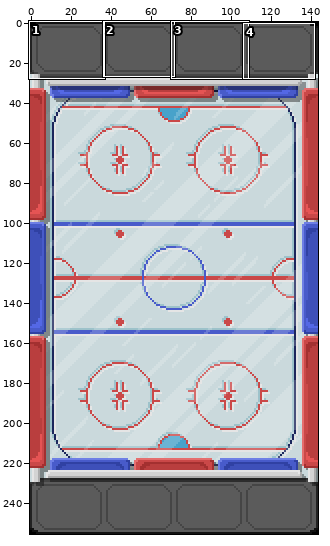
Two states of a sprite sheet, OneVersusOne/Sprites/Map06.png. Above: a wide view before the commit, with the close-up outlined.
Close-up. Old version:
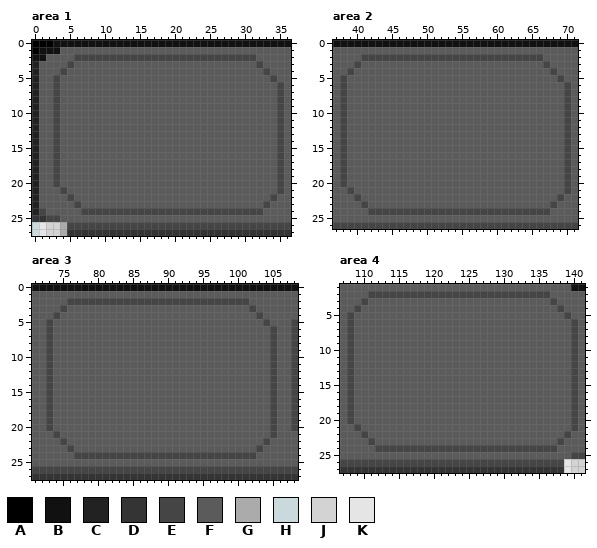
The file is 144x256 pixels. Colours within 5 levels of each other are drawn and written as one. Shown: area 1: x 0..36, y 0..27; area 2: x 37..71, y 0..26; area 3: x 71..108, y 0..27; area 4: x 107..141, y 1..27. The commit also changed other parts of the picture, which this record leaves out.
Palette (. is transparent): A #000000  B #111111  C #222222  D #343434  E #454545  F #5b5b5b  G #ababab  H #cad9dc  J #d3d3d3  K #e5e5e5
Pixels before, area 1, first column x 0:
 0 AAABBBBBBBBBBBBBBBBBBBBBBBBBBBBBBBBBB
 1 ABBBFFFFFFFFFFFFFFFFFFFFFFFFFFFFFFFFF
 2 BBFFFFEEEEEEEEEEEEEEEEEEEEEEEEEEFFFFF
 3 CFFFFEFFFFFFFFFFFFFFFFFFFFFFFFFFEFFFF
 4 CFFFEFFFFFFFFFFFFFFFFFFFFFFFFFFFFEFFF
 5 CFFEFFFFFFFFFFFFFFFFFFFFFFFFFFFFFFEFF
 6 CFFEFFFFFFFFFFFFFFFFFFFFFFFFFFFFFFFEF
 7 CFFEFFFFFFFFFFFFFFFFFFFFFFFFFFFFFFFEF
 8 CFFEFFFFFFFFFFFFFFFFFFFFFFFFFFFFFFFEF
 9 CFFEFFFFFFFFFFFFFFFFFFFFFFFFFFFFFFFEF
10 CFFEFFFFFFFFFFFFFFFFFFFFFFFFFFFFFFFEF
11 CFFEFFFFFFFFFFFFFFFFFFFFFFFFFFFFFFFEF
12 CFFEFFFFFFFFFFFFFFFFFFFFFFFFFFFFFFFEF
13 CFFEFFFFFFFFFFFFFFFFFFFFFFFFFFFFFFFEF
14 CFFEFFFFFFFFFFFFFFFFFFFFFFFFFFFFFFFEF
15 CFFEFFFFFFFFFFFFFFFFFFFFFFFFFFFFFFFEF
16 CFFEFFFFFFFFFFFFFFFFFFFFFFFFFFFFFFFEF
17 CFFEFFFFFFFFFFFFFFFFFFFFFFFFFFFFFFFEF
18 CFFEFFFFFFFFFFFFFFFFFFFFFFFFFFFFFFFEF
19 CFFEFFFFFFFFFFFFFFFFFFFFFFFFFFFFFFFEF
20 CFFEFFFFFFFFFFFFFFFFFFFFFFFFFFFFFFFEF
21 CFFFEFFFFFFFFFFFFFFFFFFFFFFFFFFFFFFEF
22 CFFFFEFFFFFFFFFFFFFFFFFFFFFFFFFFFFEFF
23 CFFFFFEFFFFFFFFFFFFFFFFFFFFFFFFFFEFFF
24 CEFFFFFEEEEEEEEEEEEEEEEEEEEEEEEEEFFFF
25 DDEEFFFFFFFFFFFFFFFFFFFFFFFFFFFFFFFFF
26 HKJJGEEEEEEEEEEEEEEEEEEEEEEEEEEEEEEEE
27 HKJJGDDDDDDDDDDDDDDDDDDDDDDDDDDDDDDDD
Pixels before, area 2, first column x 37:
 0 BBBBBBBBBBBBBBBBBBBBBBBBBBBBBBBBBBB
 1 FFFFFFFFFFFFFFFFFFFFFFFFFFFFFFFFFFF
 2 FFFFEEEEEEEEEEEEEEEEEEEEEEEEEEFFFFF
 3 FFFEFFFFFFFFFFFFFFFFFFFFFFFFFFEFFFF
 4 FFEFFFFFFFFFFFFFFFFFFFFFFFFFFFFEFFF
 5 FEFFFFFFFFFFFFFFFFFFFFFFFFFFFFFFEFF
 6 FEFFFFFFFFFFFFFFFFFFFFFFFFFFFFFFFEF
 7 FEFFFFFFFFFFFFFFFFFFFFFFFFFFFFFFFEF
 8 FEFFFFFFFFFFFFFFFFFFFFFFFFFFFFFFFEF
 9 FEFFFFFFFFFFFFFFFFFFFFFFFFFFFFFFFEF
10 FEFFFFFFFFFFFFFFFFFFFFFFFFFFFFFFFEF
11 FEFFFFFFFFFFFFFFFFFFFFFFFFFFFFFFFEF
12 FEFFFFFFFFFFFFFFFFFFFFFFFFFFFFFFFEF
13 FEFFFFFFFFFFFFFFFFFFFFFFFFFFFFFFFEF
14 FEFFFFFFFFFFFFFFFFFFFFFFFFFFFFFFFEF
15 FEFFFFFFFFFFFFFFFFFFFFFFFFFFFFFFFEF
16 FEFFFFFFFFFFFFFFFFFFFFFFFFFFFFFFFEF
17 FEFFFFFFFFFFFFFFFFFFFFFFFFFFFFFFFEF
18 FEFFFFFFFFFFFFFFFFFFFFFFFFFFFFFFFEF
19 FEFFFFFFFFFFFFFFFFFFFFFFFFFFFFFFFEF
20 FEFFFFFFFFFFFFFFFFFFFFFFFFFFFFFFFEF
21 FFEFFFFFFFFFFFFFFFFFFFFFFFFFFFFFFEF
22 FFFEFFFFFFFFFFFFFFFFFFFFFFFFFFFFEFF
23 FFFFEFFFFFFFFFFFFFFFFFFFFFFFFFFEFFF
24 FFFFFEEEEEEEEEEEEEEEEEEEEEEEEEEFFFF
25 FFFFFFFFFFFFFFFFFFFFFFFFFFFFFFFFFFF
26 EEEEEEEEEEEEEEEEEEEEEEEEEEEEEEEEEEE
Pixels before, area 3, first column x 71:
 0 BBBBBBBBBBBBBBBBBBBBBBBBBBBBBBBBBBBBBB
 1 FFFFFFFFFFFFFFFFFFFFFFFFFFFFFFFFFFFFFF
 2 FFFFFEEEEEEEEEEEEEEEEEEEEEEEEEEFFFFFFF
 3 FFFFEFFFFFFFFFFFFFFFFFFFFFFFFFFEFFFFFF
 4 FFFEFFFFFFFFFFFFFFFFFFFFFFFFFFFFEFFFFF
 5 FFEFFFFFFFFFFFFFFFFFFFFFFFFFFFFFFEFFFE
 6 FFEFFFFFFFFFFFFFFFFFFFFFFFFFFFFFFFEFFE
 7 FFEFFFFFFFFFFFFFFFFFFFFFFFFFFFFFFFEFFE
 8 FFEFFFFFFFFFFFFFFFFFFFFFFFFFFFFFFFEFFE
 9 FFEFFFFFFFFFFFFFFFFFFFFFFFFFFFFFFFEFFE
10 FFEFFFFFFFFFFFFFFFFFFFFFFFFFFFFFFFEFFE
11 FFEFFFFFFFFFFFFFFFFFFFFFFFFFFFFFFFEFFE
12 FFEFFFFFFFFFFFFFFFFFFFFFFFFFFFFFFFEFFE
13 FFEFFFFFFFFFFFFFFFFFFFFFFFFFFFFFFFEFFE
14 FFEFFFFFFFFFFFFFFFFFFFFFFFFFFFFFFFEFFE
15 FFEFFFFFFFFFFFFFFFFFFFFFFFFFFFFFFFEFFE
16 FFEFFFFFFFFFFFFFFFFFFFFFFFFFFFFFFFEFFE
17 FFEFFFFFFFFFFFFFFFFFFFFFFFFFFFFFFFEFFE
18 FFEFFFFFFFFFFFFFFFFFFFFFFFFFFFFFFFEFFE
19 FFEFFFFFFFFFFFFFFFFFFFFFFFFFFFFFFFEFFE
20 FFEFFFFFFFFFFFFFFFFFFFFFFFFFFFFFFFEFFE
21 FFFEFFFFFFFFFFFFFFFFFFFFFFFFFFFFFFEFFF
22 FFFFEFFFFFFFFFFFFFFFFFFFFFFFFFFFFEFFFF
23 FFFFFEFFFFFFFFFFFFFFFFFFFFFFFFFFEFFFFF
24 FFFFFFEEEEEEEEEEEEEEEEEEEEEEEEEEFFFFFF
25 FFFFFFFFFFFFFFFFFFFFFFFFFFFFFFFFFFFFFF
26 EEEEEEEEEEEEEEEEEEEEEEEEEEEEEEEEEEEEEE
27 DDDDDDDDDDDDDDDDDDDDDDDDDDDDDDDDDDDDDD
Pixels before, area 4, first column x 107:
 1 FFFFFFFFFFFFFFFFFFFFFFFFFFFFFFFFFBB
 2 FFFFEEEEEEEEEEEEEEEEEEEEEEEEEEFFFFF
 3 FFFEFFFFFFFFFFFFFFFFFFFFFFFFFFEFFFF
 4 FFEFFFFFFFFFFFFFFFFFFFFFFFFFFFFEFFF
 5 FEFFFFFFFFFFFFFFFFFFFFFFFFFFFFFFEFF
 6 FEFFFFFFFFFFFFFFFFFFFFFFFFFFFFFFFEF
 7 FEFFFFFFFFFFFFFFFFFFFFFFFFFFFFFFFEF
 8 FEFFFFFFFFFFFFFFFFFFFFFFFFFFFFFFFEF
 9 FEFFFFFFFFFFFFFFFFFFFFFFFFFFFFFFFEF
10 FEFFFFFFFFFFFFFFFFFFFFFFFFFFFFFFFEF
11 FEFFFFFFFFFFFFFFFFFFFFFFFFFFFFFFFEF
12 FEFFFFFFFFFFFFFFFFFFFFFFFFFFFFFFFEF
13 FEFFFFFFFFFFFFFFFFFFFFFFFFFFFFFFFEF
14 FEFFFFFFFFFFFFFFFFFFFFFFFFFFFFFFFEF
15 FEFFFFFFFFFFFFFFFFFFFFFFFFFFFFFFFEF
16 FEFFFFFFFFFFFFFFFFFFFFFFFFFFFFFFFEF
17 FEFFFFFFFFFFFFFFFFFFFFFFFFFFFFFFFEF
18 FEFFFFFFFFFFFFFFFFFFFFFFFFFFFFFFFEF
19 FEFFFFFFFFFFFFFFFFFFFFFFFFFFFFFFFEF
20 FEFFFFFFFFFFFFFFFFFFFFFFFFFFFFFFFEF
21 FFEFFFFFFFFFFFFFFFFFFFFFFFFFFFFFFEF
22 FFFEFFFFFFFFFFFFFFFFFFFFFFFFFFFFEFF
23 FFFFEFFFFFFFFFFFFFFFFFFFFFFFFFFEFFF
24 FFFFFEEEEEEEEEEEEEEEEEEEEEEEEEEFFFF
25 FFFFFFFFFFFFFFFFFFFFFFFFFFFFFFFFFEE
26 EEEEEEEEEEEEEEEEEEEEEEEEEEEEEEEEKJJ
27 DDDDDDDDDDDDDDDDDDDDDDDDDDDDDDDDKJJ
After the commit:
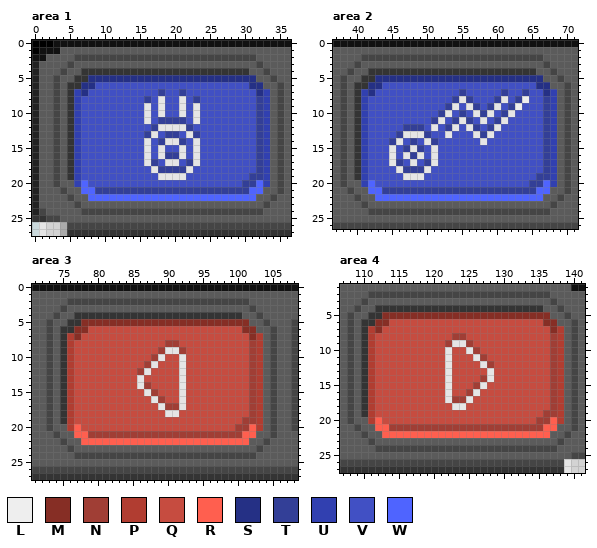
Colours new in this view: L #eeeeee  M #862e25  N #a03e35  P #b13d31  Q #c64c40  R #ff5f4f  S #253085  T #333f97  U #3140b0  V #4150c4  W #4f64ff
Diff:
Changed rows in their new state; - is an unchanged pixel.
Area 1:
first column x 5:
 4 --DDDDDDDDDDDDDDDDDDDDDDDD---
 5 -DDSSSSSSSSSSSSSSSSSSSSSSSS--
 6 DDSSVVVVVVVVVVVVVVVVVVVVVVSS-
 7 DUSVVVVVVVVVVTVVTVVVVVVVVVVSU
 8 DUVVVVVVVVVTVKVVKVTVVVVVVVVTU
 9 DUVVVVVVVVVKVKVVKVKVVVVVVVVTU
10 DUVVVVVVVVVKVKVVKVKVVVVVVVVTU
11 DUVVVVVVVVVKVTTTTVKVVVVVVVVTU
12 DUVVVVVVVVVVTKKKKTVVVVVVVVVTU
13 DUVVVVVVVVVTKVTTVKTVVVVVVVVTU
14 DUVVVVVVVVVKVTKKTVKVVVVVVVVTU
15 DUVVVVVVVVVKVKVVKVKVVVVVVVVTU
16 DUVVVVVVVVVKVKTTKVKVVVVVVVVTU
17 DUVVVVVVVVVKTVKKVTKVVVVVVVVTU
18 DUVVVVVVVVVVKTTTTKVVVVVVVVVTU
19 DUVVVVVVVVVVVKKKKVVVVVVVVVTTU
20 -UWVVVVVVVVVVVVVVVVVVVVVVTTWU
21 --WWTTTTTTTTTTTTTTTTTTTTTTWW-
22 ---WWWWWWWWWWWWWWWWWWWWWWWW--
Area 2:
first column x 40:
 4 --DDDDDDDDDDDDDDDDDDDDDDDD---
 5 -DDSSSSSSSSSSSSSSSSSSSSSSSS--
 6 DDSSVVVVVVVVVVVVVVVVVVVVVVSS-
 7 DUSVVVVVVVVVVVVTVVVVVTVVTVVSU
 8 DUVVVVVVVVVVVVTKTVVVTKVTLVVTU
 9 DUVVVVVVVVVVVTKVKTVTKVTLVVVTU
10 DUVVVVVVVVVVTKVTVKTKVTKVVVVTU
11 DUVVVVVVVVVTKVTKTVKVTKVVVVVTU
12 DUVVVVVTTTVKVTKVKTVTKVVVVVVTU
13 DUVVVVTKKKTVVKVVVKTKVVVVVVVTU
14 DUVVVTKVTVKTVVVVVVKVVVVVVVVTU
15 DUVVVKVTKTVKVVVVVVVVVVVVVVVTU
16 DUVVVKVKTKVKVVVVVVVVVVVVVVVTU
17 DUVVVKTVKVTKVVVVVVVVVVVVVVVTU
18 DUVVVVKTTTKVVVVVVVVVVVVVVVVTU
19 DUVVVVVKKKVVVVVVVVVVVVVVVVTTU
20 -UWVVVVVVVVVVVVVVVVVVVVVVTTWU
21 --WWTTTTTTTTTTTTTTTTTTTTTTWW-
22 ---WWWWWWWWWWWWWWWWWWWWWWWW--
Area 3:
first column x 75:
 4 --DDDDDDDDDDDDDDDDDDDDDDDD---
 5 -DDMMMMMMMMMMMMMMMMMMMMMMMM--
 6 DDMMQQQQQQQQQQQQQQQQQQQQQQMM-
 7 DPMQQQQQQQQQQQQQQQQQQQQQQQQMP
 8 DPQQQQQQQQQQQQQNNQQQQQQQQQQNP
 9 DPQQQQQQQQQQQQNKKNQQQQQQQQQNP
10 DPQQQQQQQQQQQNKQQKQQQQQQQQQNP
11 DPQQQQQQQQQQNKQQQKQQQQQQQQQNP
12 DPQQQQQQQQQNKQQQQKQQQQQQQQQNP
13 DPQQQQQQQQQKQQQQQKQQQQQQQQQNP
14 DPQQQQQQQQQKNQQQQKQQQQQQQQQNP
15 DPQQQQQQQQQQKNQQQKQQQQQQQQQNP
16 DPQQQQQQQQQQQKNQQKQQQQQQQQQNP
17 DPQQQQQQQQQQQQKNNKQQQQQQQQQNP
18 DPQQQQQQQQQQQQQKKQQQQQQQQQQNP
19 DPQQQQQQQQQQQQQQQQQQQQQQQQNNP
20 -PRQQQQQQQQQQQQQQQQQQQQQQNNRP
21 --RRNNNNNNNNNNNNNNNNNNNNNNRR-
22 ---RRRRRRRRRRRRRRRRRRRRRRRR--
Area 4:
first column x 110:
 4 --DDDDDDDDDDDDDDDDDDDDDDDD---
 5 -DDMMMMMMMMMMMMMMMMMMMMMMMM--
 6 DDMMQQQQQQQQQQQQQQQQQQQQQQMM-
 7 DPMQQQQQQQQQQQQQQQQQQQQQQQQMP
 8 DPQQQQQQQQQQQNNQQQQQQQQQQQQNP
 9 DPQQQQQQQQQQNKKNQQQQQQQQQQQNP
10 DPQQQQQQQQQQKQQKNQQQQQQQQQQNP
11 DPQQQQQQQQQQKQQQKNQQQQQQQQQNP
12 DPQQQQQQQQQQKQQQQKNQQQQQQQQNP
13 DPQQQQQQQQQQKQQQQQKQQQQQQQQNP
14 DPQQQQQQQQQQKQQQQNKQQQQQQQQNP
15 DPQQQQQQQQQQKQQQNKQQQQQQQQQNP
16 DPQQQQQQQQQQKQQNKQQQQQQQQQQNP
17 DPQQQQQQQQQQKNNKQQQQQQQQQQQNP
18 DPQQQQQQQQQQQKKQQQQQQQQQQQQNP
19 DPQQQQQQQQQQQQQQQQQQQQQQQQNNP
20 -PRQQQQQQQQQQQQQQQQQQQQQQNNRP
21 --RRNNNNNNNNNNNNNNNNNNNNNNRR-
22 ---RRRRRRRRRRRRRRRRRRRRRRRR--
Changed places in both close-ups, as pixel boxes (x1, y1, x2, y2):
changed: (67, 68, 270, 201)
changed: (354, 68, 557, 201)
changed: (60, 312, 263, 445)
changed: (361, 305, 564, 438)
